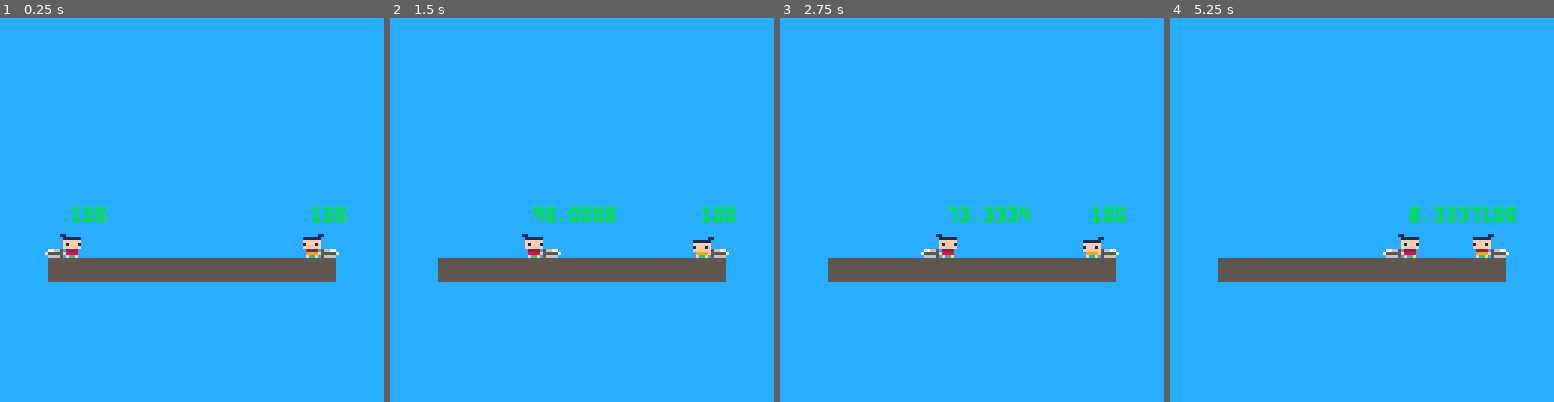
Above: before the commit, frames 1-4 (left to right).
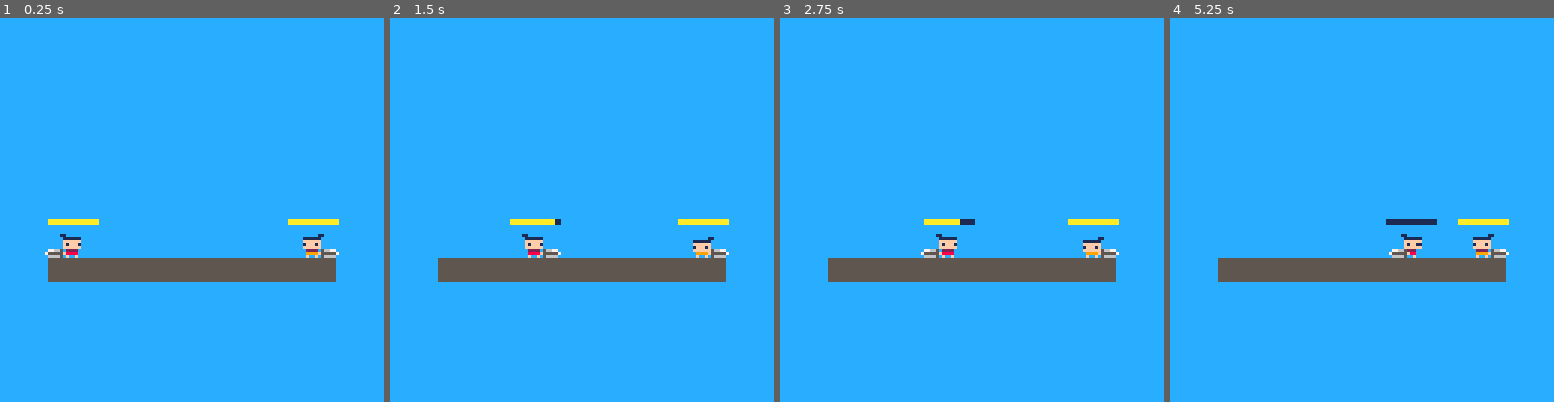
Above: after the commit, the same moments.

Repository: Wagomu056/chanbara
Game: PICO-8 cartridge chanbara.p8
Two runs of this game, one before a commit and one after it. Both use one fixed random seed, a clock stepped at 60 frames per second and the inputs below.
Inputs:
- Up to frame 1 (0.25 s): no input
- Up to frame 2 (1.5 s): tap O (Z key) at 0.33, 0.7, 1.43 s; tap X (X key) at 1.07 s
- Up to frame 3 (2.75 s): tap X (X key) at 2.07, 2.4, 2.73 s; tap O (Z key) at 2.22 s
- Up to frame 4 (5.25 s): tap X (X key) every 0.33 s from 3.07 to 5.07 s; tap O (Z key) at 3.1, 3.98, 4.87 s

The runs differ from the first frame. In frame 1, 0.7% of the frame differs, in the area x 12-90%, y 49-63%; in frame 2, 1.0%; in frame 3, 0.9%; in frame 4, 1.0%, in the area x 55-90%, y 49-63%.

Commit message:
スタミナメーター追加

Diff:
--- a/chanbara.p8
+++ b/chanbara.p8
@@ -505,16 +505,17 @@
 end
 
 act.stamina = {}
-act.stamina.new = function()
+act.stamina.new = function(value_max)
 	local obj = {}
 
 	-- paramter
 	obj.param_down = 50 / 1 -- value/sec
-	obj.param_up = 100 / 1
+	obj.param_up = 25 / 1
 	obj.param_stay_time = 0.3
 
 	-- variables
-	obj.value = 100
+	obj.value = value_max
+	obj.value_max = value_max
 	obj.is_reduce = false
 	obj.pre_is_reduce = false
 	obj.state = "none"
@@ -577,12 +578,47 @@
 			self.value = max(self.value, 0)
 		elseif st == "up" then
 			self.value += self.param_up * delta_time
-			self.value = min(self.value, 100)
+			self.value = min(self.value, self.value_max)
 		end
 	end
 
 	obj.is_empty = function(self)
 		return (self.value == 0)
+	end
+
+	return obj
+end
+
+act.meter = {}
+act.meter.new = function(max_value, offset_y)
+	local obj = {}
+
+	obj.length = 16
+
+	obj.x = 0
+	obj.y = 0
+	obj.offset_y = offset_y
+	obj.max_value = max_value
+	obj.value = max_value
+
+	obj.update = function(self, x, y, value)
+		self.value = value
+		self.x = x
+		self.y = y
+	end
+
+	obj.draw = function(self)
+		local ax = self.x - (self.length * 0.5)
+		local ay = self.y + self.offset_y
+		local bx = ax + self.length
+		local by = ay + 1
+		rectfill(ax, ay, bx, by, 1)
+
+		local ratio = self.value / self.max_value
+		bx = ax + (self.length * ratio)
+		if ratio > 0 then
+			rectfill(ax, ay, bx, by, 10)
+		end
 	end
 
 	return obj
@@ -607,10 +643,15 @@
 	obj.request_pos = math.vec2.new(0, 0)
 	obj.atk_hitbox = hit.data.new(obj)
 	obj.weapon = act.weapon.new()
-	obj.stamina = act.stamina.new()
 	obj.is_req_atk = false
 	obj.insert_action = nil
 	obj.is_damage = false
+
+	-- stamina
+	local max_stamina = 100
+	obj.stamina = act.stamina.new(max_stamina)
+	local stamina_meter_offset_y = -12
+	obj.stamina_meter = act.meter.new(max_stamina, stamina_meter_offset_y)
 
 	-- function
 	obj.init = function(self, id, direction)
@@ -638,6 +679,8 @@
 	end
 
 	obj.draw = function(self)
+		self.stamina_meter:draw()
+
 		if self.id == 1 then
 			obj:chara_draw()
 		else
@@ -668,6 +711,7 @@
 		self:update_request_pos()
 		self:apply_request_pos()
 		self:proc_req_atk()
+		self.stamina_meter:update(self.pos.x, self.pos.y, self.stamina.value)
 
 		self.insert_action = nil
 	end
@@ -887,7 +931,7 @@
 
 	-- dbg
 	--hit_checker:debug_draw()
-	player_list:dbg_draw_pos()
+	--player_list:dbg_draw_pos()
 	dbg_print:draw()
 end
 
